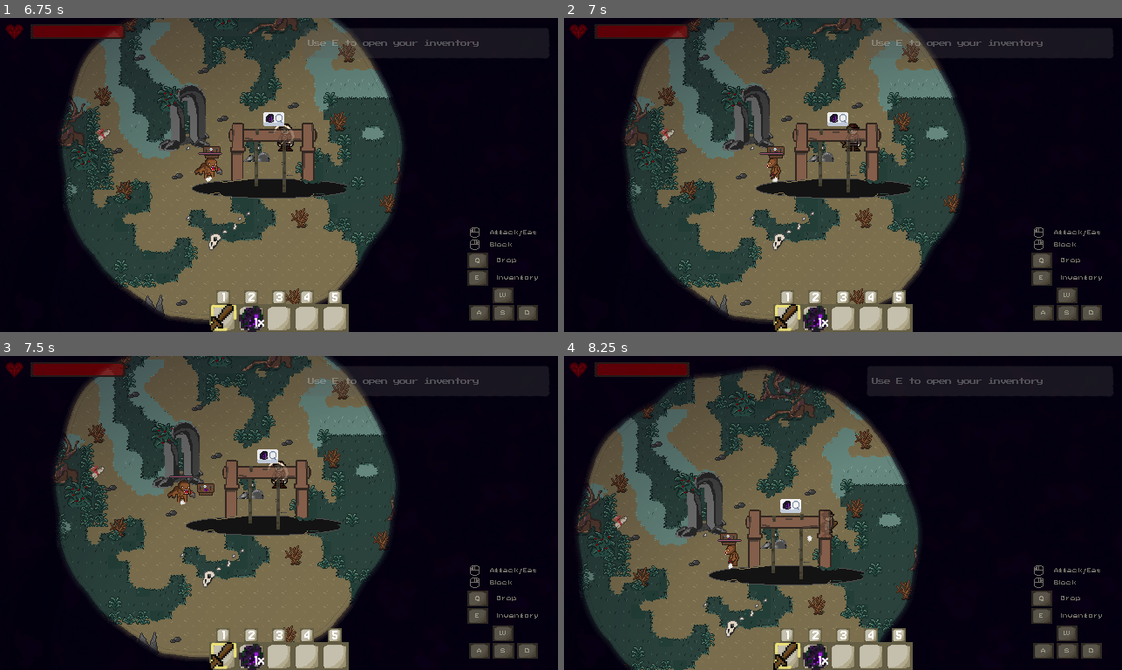
Above: before the commit, frames 1-4 (two rows, left to right).
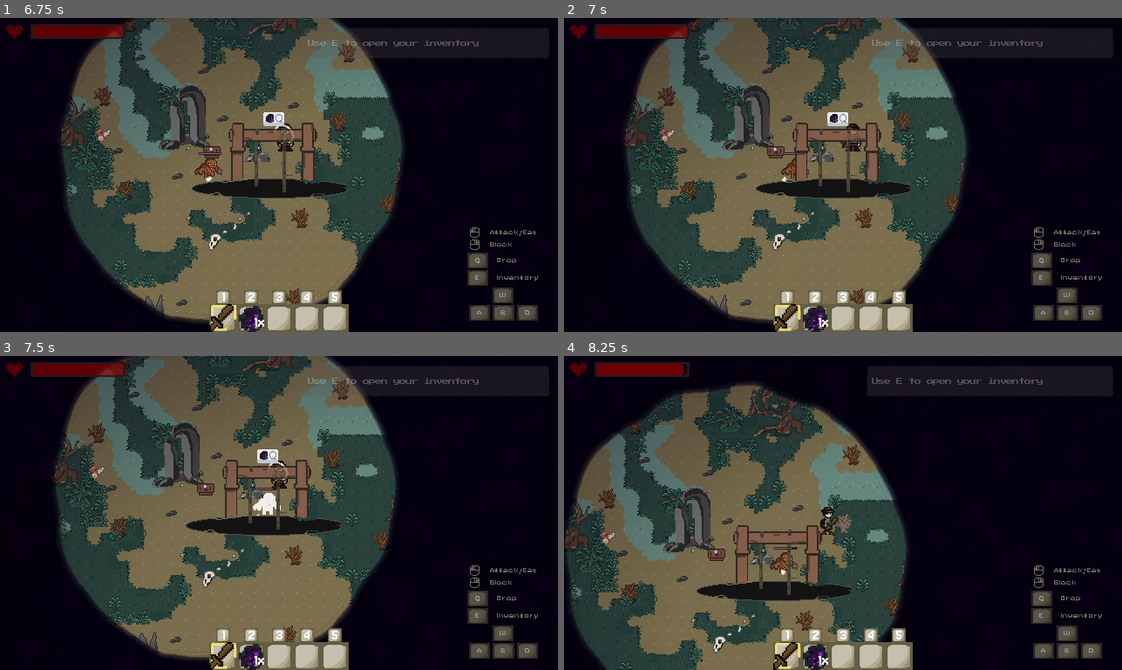
Above: after the commit, the same moments.

Repository: TimoRoggel/EverDark
Game: Godot game, scene res://UI/Main menu/main_menu.tscn
Same seed, same stepped clock (60 frames per second), same inputs: the game is played once before the commit and once after it. The engine's default icon, where the game draws it, is replaced by a stand-in: a white triangle on a blue panel in a dark square. Sound files missing from this copy of the repository are replaced by a short silence.
Inputs (mouse positions are in pixels of both pictures, inside the frame that each line leads up to):
- Up to frame 1 (6.75 s): click "Start a new game" at 0.5 s; click "Start a new game" at 1.25 s; click "OK" at 2 s; tap Enter (ui_accept) at 2.75, 3.02 s; move the mouse to (401, 159) at 2.77 s; press the mouse at (401, 159) at 2.78 s; hold D (right) 2.78-3.5 s; release the mouse at (401, 159) at 3.5 s; drag from (167, 190) to (94, 231) at 3.52 s; click (223, 319) at 4.27 s; click "🔒" at 5 s; click "1x" at 5.75 s; click "🔒 1x" at 6.5 s
- Up to frame 2 (7 s): no input
- Up to frame 3 (7.5 s): click (279, 657) at 7.27 s
- Up to frame 4 (8.25 s): move the mouse to (898, 443) at 8.02 s; hold D (right) from 8.03 s (still down); hold Shift (dash) from 8.03 s (still down)

Frame 1 is identical in both runs. In frame 2, 0.3% of the frame differs, in the area x 35-44%, y 42-53%; in frame 3, 0.4%; in frame 4, 27%, in the area x 0-64%, y 2-100%.

Commit message:
Guardain stays at monolith
guardians move ability is limited

Diff:
--- a/scenes/levels/guardian_spawner.gd
+++ b/scenes/levels/guardian_spawner.gd
@@ -42,6 +42,7 @@
 
 	var spawned_entity: Node2D = entity.scene.instantiate()
 	spawned_entity.global_position = spawn_position
+	spawned_entity.set("spawn_origin", global_position)
 	get_tree().current_scene.add_child(spawned_entity)
 
 	spawned_entity.tree_exiting.connect(func() -> void: spawned_entities.erase(spawned_entity))
--- a/scenes/levels/world.tscn
+++ b/scenes/levels/world.tscn
@@ -2795,6 +2795,7 @@
 
 [node name="guardian" parent="enemies" instance=ExtResource("12_btahq")]
 position = Vector2(448, -575)
+force_return_to_spawn = true
 
 [node name="Chest" parent="." instance=ExtResource("9_f1v6p")]
 visible = false
--- a/scripts/characters/enemy/enemy_controller.gd
+++ b/scripts/characters/enemy/enemy_controller.gd
@@ -6,6 +6,8 @@
 @export var max_wander_distance: float = 48.0
 @export var hard_leash_multiplier: float = 5.0
 @export var predictive_attacking: bool = false
+
+@export var force_return_to_spawn: bool = false
 
 @export var skirmisher_mode: bool = false
 @export var orbit_start_distance: float = 120.0
@@ -21,6 +23,7 @@
 @export var dash_sidestep_min_distance: float = 40.0
 @export var dash_sidestep_max_distance: float = 150.0
 @export var dash_prefer_when_can_attack: bool = true
+
 var target: TargetComponent = null
 var attack: SpawnAttackComponent = null
 var movement: MoveComponent = null
@@ -60,9 +63,12 @@
 				health.current_health = 0.0
 		)
 
-	if has_method("get"):
-		if get("spawn_origin") != null:
-			spawn_origin = get("spawn_origin")
+	if force_return_to_spawn:
+		if has_method("get"):
+			if get("spawn_origin") != null:
+				spawn_origin = get("spawn_origin")
+		if spawn_origin == Vector2.ZERO:
+			spawn_origin = global_position
 
 	randomize()
 	_orbit_dir = (randi() % 2) * 2 - 1
@@ -81,8 +87,14 @@
 	var current_target: CharacterController = get_target()
 	var has_target: bool = current_target != null and is_instance_valid(current_target) and !current_target.is_queued_for_deletion()
 
-	if spawn_origin != Vector2.ZERO:
+	if force_return_to_spawn and spawn_origin != Vector2.ZERO:
 		var d: float = global_position.distance_to(spawn_origin)
+
+		if returning_home and has_target:
+			if target:
+				target.clear_target()
+			has_target = false
+			current_target = null
 
 		if has_target and hard_leash_multiplier > 0.0 and d > max_wander_distance * hard_leash_multiplier:
 			if target:
@@ -231,6 +243,8 @@
 	return target.target if target else null
 
 func on_damage_taken(from: AttackController) -> void:
+	if force_return_to_spawn and returning_home:
+		return
 	if !target or target.is_queued_for_deletion():
 		return
 	if !is_instance_valid(from):
